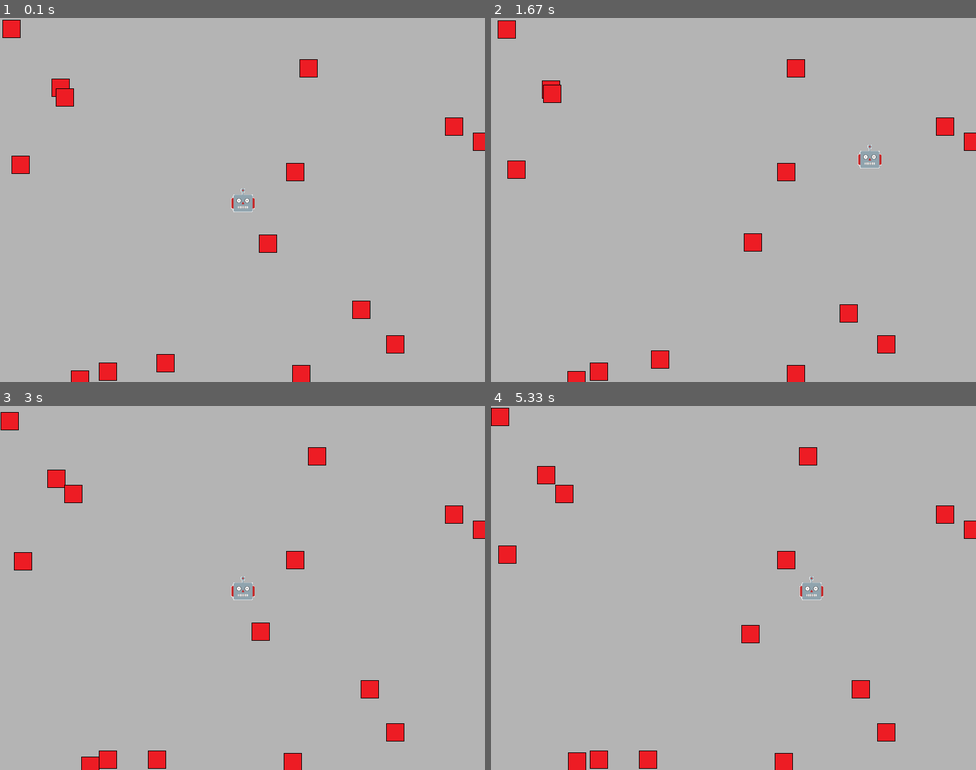
Above: before the commit, frames 1-4 (two rows, left to right).
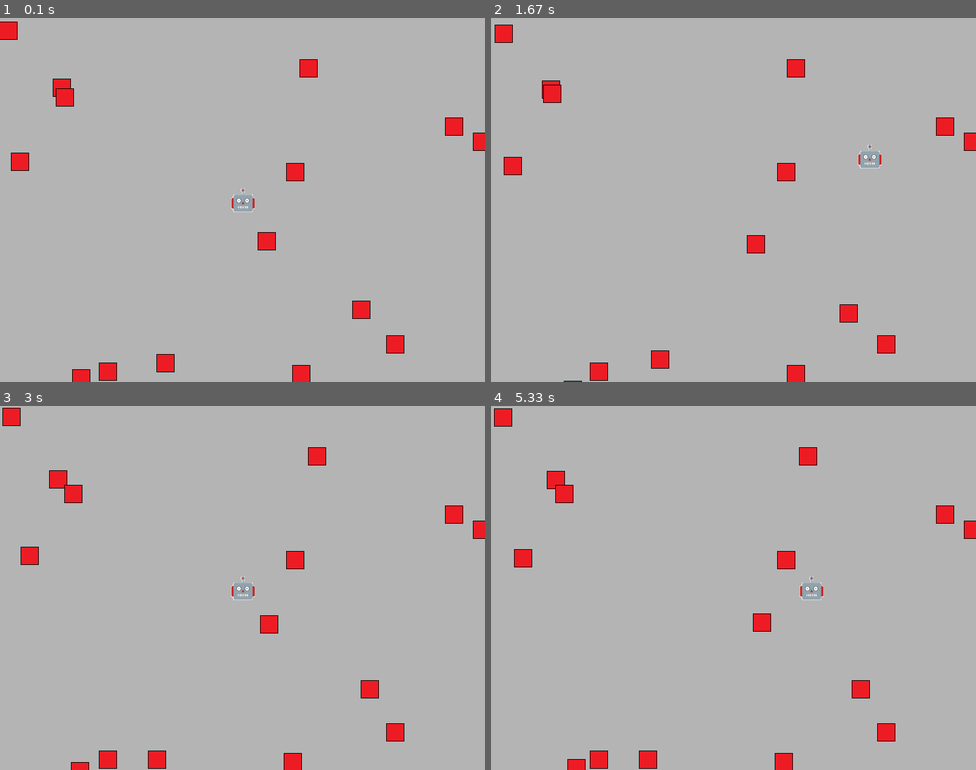
Above: after the commit, the same moments.

Repository: daviddumas/pygame-example-mcs275-spring2024-12pm
Game: pygame game, started from main.py
The game is run twice, just before and just after one commit, with the same random seed, the same clock (stepped at 60 frames per second) and the same inputs.
Inputs:
- Up to frame 1 (0.1 s): no input
- Up to frame 2 (1.67 s): hold Right 0.33-0.8 s; hold Up 0.83-1.13 s; hold Right 1.17-1.63 s
- Up to frame 3 (3 s): hold Left 1.67-2.2 s; hold Down 2.23-2.53 s; hold Left 2.57-2.97 s
- Up to frame 4 (5.33 s): hold Up 3-3.37 s; hold Right 3.4-4.03 s; hold Down 4.07-4.43 s; hold Left 4.47-4.93 s; hold Right from 4.97 s (still down)

The runs differ from the first frame. In frame 1, 0.4% of the frame differs, in the area x 0-58%, y 0-100%; in frame 2, 0.5%; in frame 3, 0.8%; in frame 4, 1.1%.

Commit message:
Put all the robots into a sprite group

Diff:
--- a/main.py
+++ b/main.py
@@ -151,13 +151,20 @@
 
 sprites = []
 
+# Add the player
 sprites.append(Player())
+
+# Make a group of robots
+robots = pygame.sprite.Group()
 for _ in range(5):
-    sprites.append(Robot())
+    robots.add(Robot())
 for _ in range(5):
-    sprites.append(WanderRobot())
+    robots.add(WanderRobot())
 for _ in range(5):
-    sprites.append(PatrolRobot())
+    robots.add(PatrolRobot())
+
+# add the group of robots
+sprites.append(robots)
 
 # MAIN LOOP
 while True:
